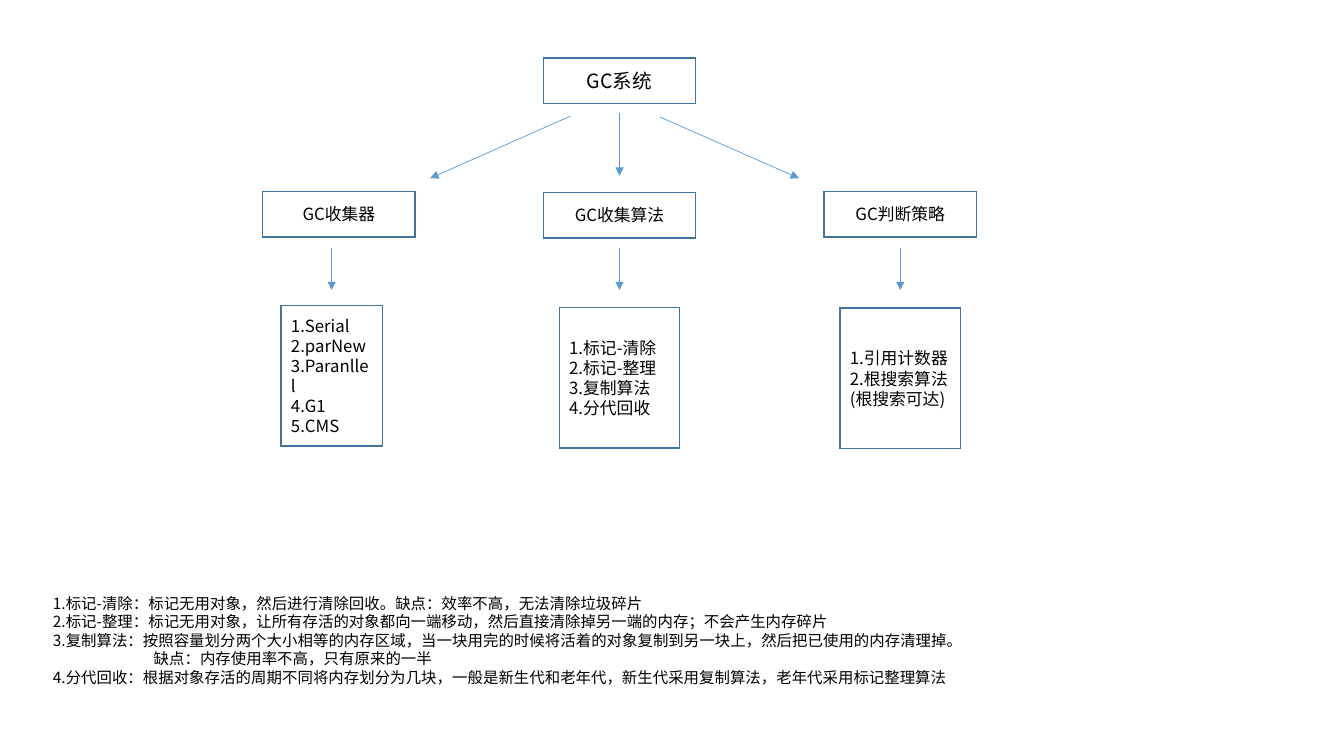
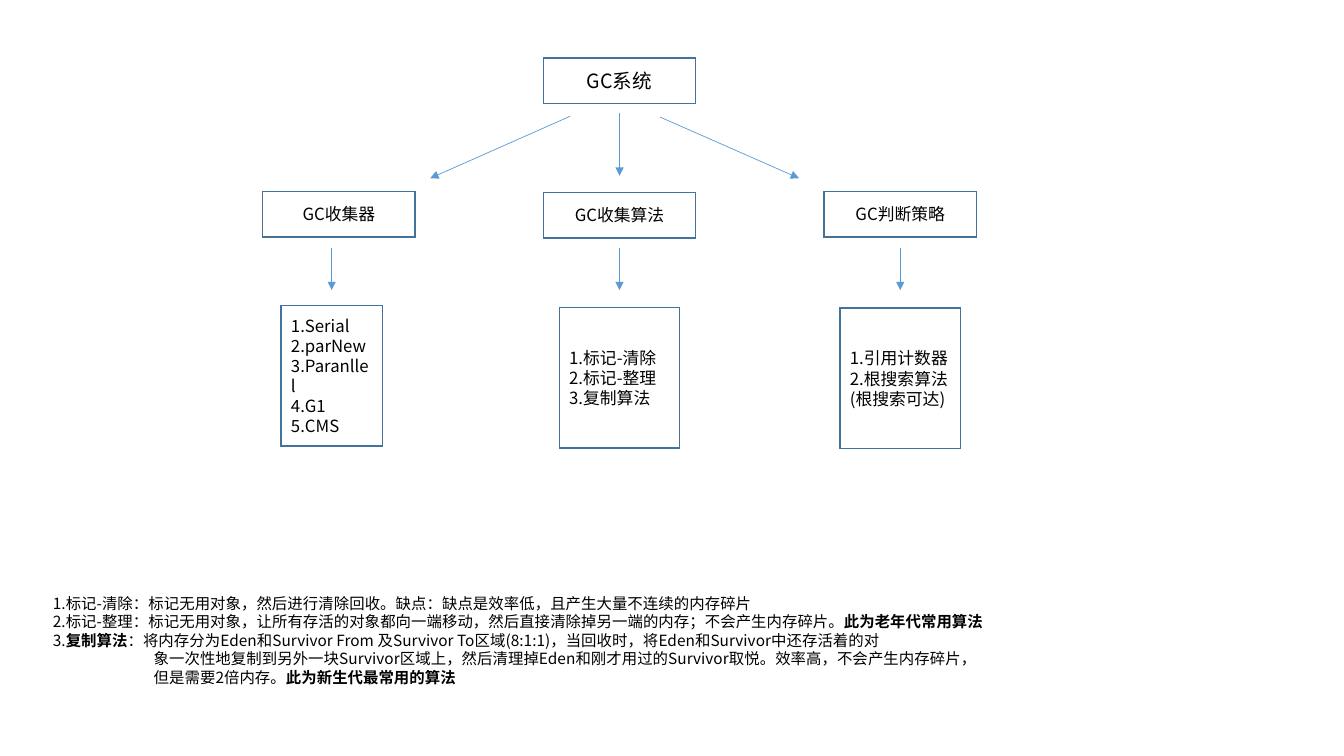
Before and after one commit to dengboyu/future, a slide deck: slide 7 of doc/doc.pptx (slide 3 before the commit). Drawn at 1344x756 pixels with LibreOffice and Linux fonts; fonts in the diff are those of the drawing. Boxes give left, top, right and bottom in pixels: in the first picture for what was removed or moved away, otherwise in the second. Text is boxed around its words. In the diff, an @@ line names an element or a change of style, - is before the commit and + after.

```diff
--- a/doc/doc.pptx
+++ b/doc/doc.pptx
@@ text in rectangle at [569,400,650,416]: paragraph removed @@
-4.分代回收
@@ text at [53,596,983,685]: text changed @@
-1.标记-清除：标记无用对象，然后进行清除回收。缺点：效率不高，无法清除垃圾碎片
-2.标记-整理：标记无用对象，让所有存活的对象都向一端移动，然后直接清除掉另一端的内存；不会产生内存碎片
-3.复制算法：按照容量划分两个大小相等的内存区域，当一块用完的时候将活着的对象复制到另一块上，然后把已使用的内存清理掉。
-缺点：内存使用率不高，只有原来的一半
-4.分代回收：根据对象存活的周期不同将内存划分为几块，一般是新生代和老年代，新生代采用复制算法，老年代采用标记整理算法
+1.标记-清除：标记无用对象，然后进行清除回收。缺点：缺点是效率低，且产生大量不连续的内存碎片
+2.标记-整理：标记无用对象，让所有存活的对象都向一端移动，然后直接清除掉另一端的内存；不会产生内存碎片。此为老年代常用算法
+3.复制算法：将内存分为Eden和Survivor From 及Survivor To区域(8:1:1)，当回收时，将Eden和Survivor中还存活着的对
+象一次性地复制到另外一块Survivor区域上，然后清理掉Eden和刚才用过的Survivor取悦。效率高，不会产生内存碎片，
+但是需要2倍内存。此为新生代最常用的算法
```
Also in this commit, not shown: 3 other slides changed, 3 slides added, 3 other files.
